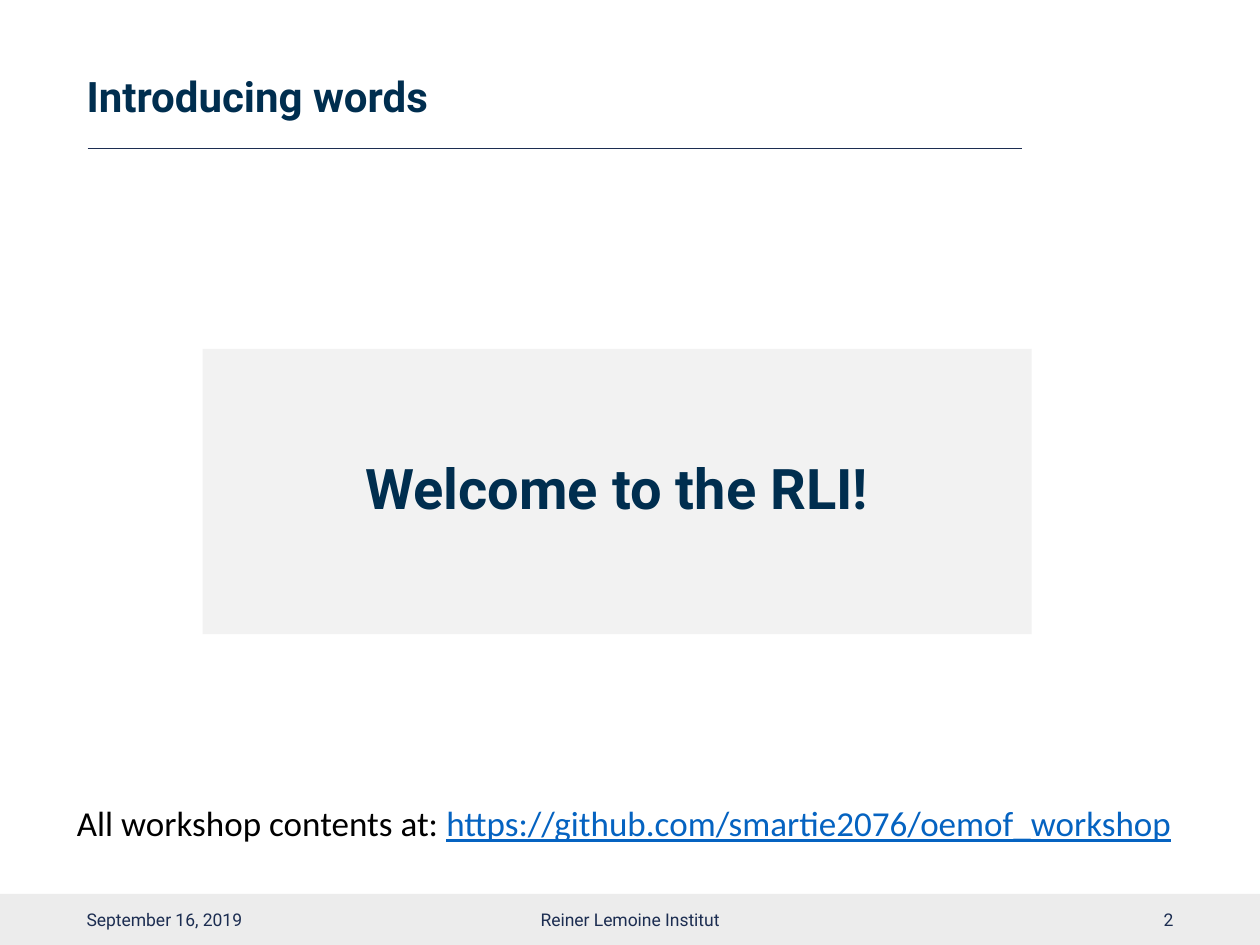
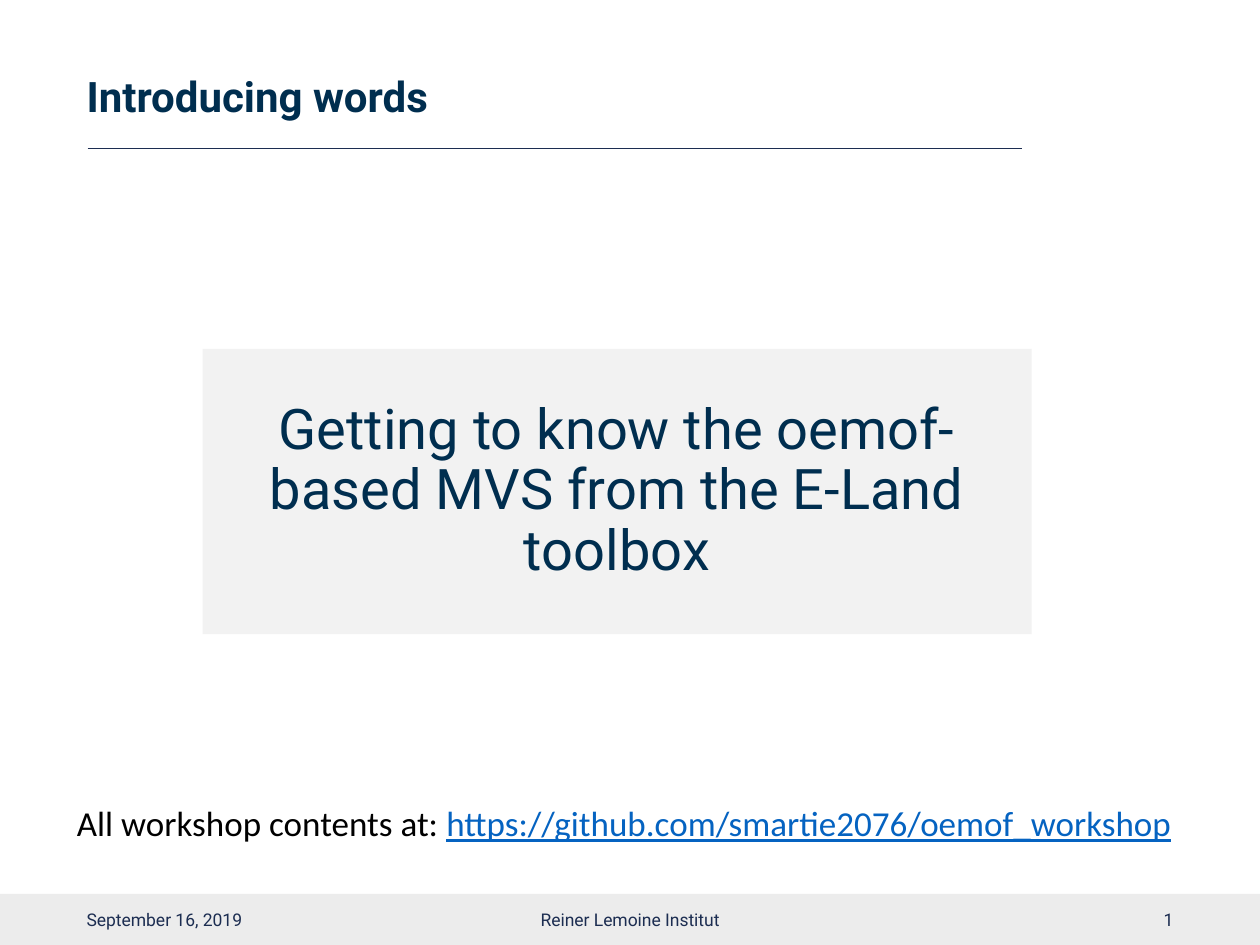
Before and after one commit to smartie2076/oemof_workshop, a slide deck: slide 2 of Oemof_Workshop_08_Kickoff_Thursday.pptx (slide 3 before the commit). Drawn at 1260x945 pixels with LibreOffice and Linux fonts; fonts in the diff are those of the drawing; background and template pictures are left out. Boxes give left, top, right and bottom in pixels: in the first picture for what was removed or moved away, otherwise in the second. Text is boxed around its words. In the diff, an @@ line names an element or a change of style, - is before the commit and + after.

```diff
--- a/Oemof_Workshop_08_Kickoff_Thursday.pptx
+++ b/Oemof_Workshop_08_Kickoff_Thursday.pptx
@@ text at <box>270,406,963,571</box>: text changed; bold off @@
-Welcome to the RLI!
+Getting to know the oemof-based MVS from the E-Land toolbox
@@ page number at <box>1164,913,1174,926</box>: text changed @@
-2
+1
```
Also in this commit, not shown: 1 other slide changed, 1 slide removed, 2 other files.
